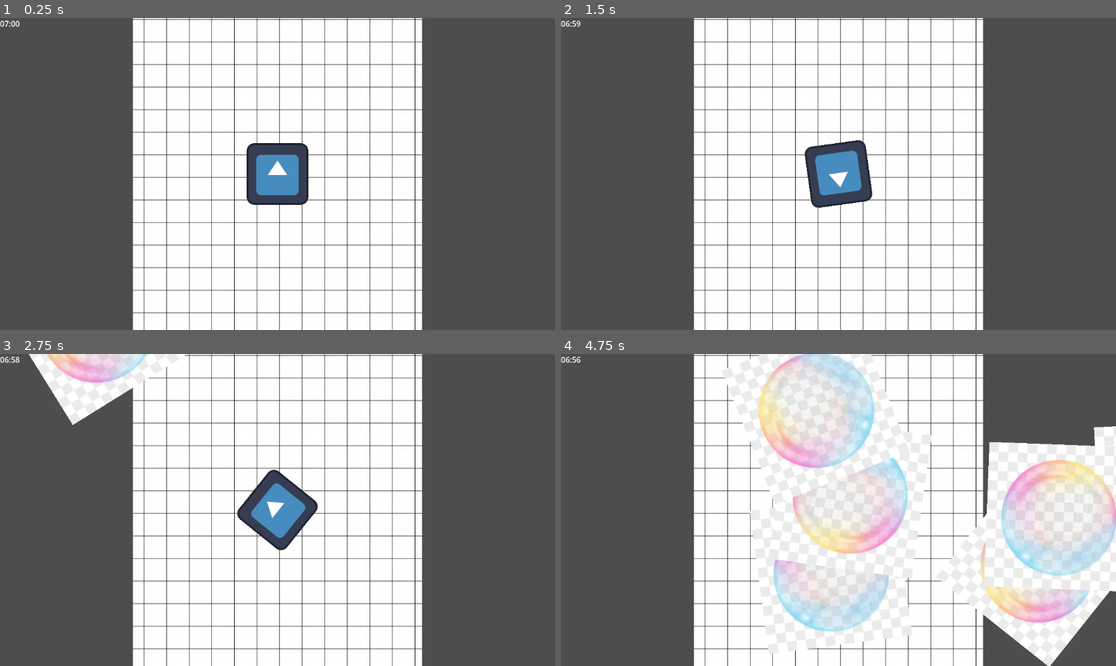
Above: before the commit, frames 1-4 (two rows, left to right).
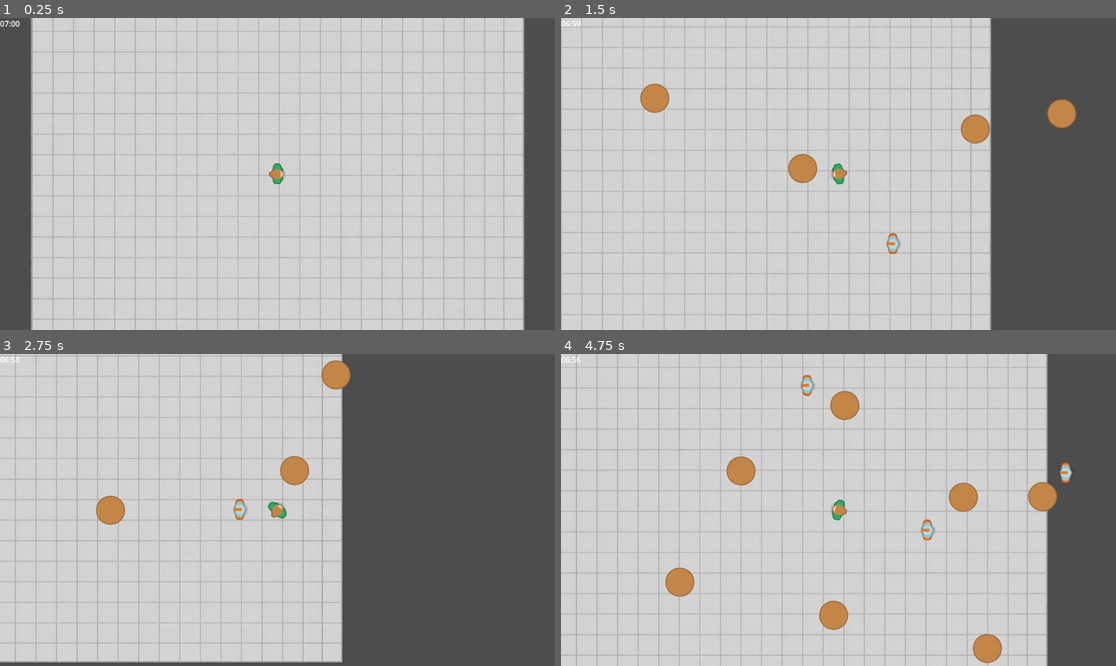
Above: after the commit, the same moments.

Repository: haom1ng7/SurvivorsLike
Game: Godot game, scene res://Scenes/Main.tscn
Two runs of this game, one before a commit and one after it. Both use one fixed random seed, a clock stepped at 60 frames per second and the inputs below. The engine's default icon, where the game draws it, is replaced by a stand-in: a white triangle on a blue panel in a dark square.
Inputs (mouse positions are in pixels of both pictures, inside the frame that each line leads up to):
- Up to frame 1 (0.25 s): no input
- Up to frame 2 (1.5 s): tap Enter at 0.5 s; move the mouse to (960, 158) at 0.52 s; press the mouse at (960, 158) at 0.53 s; hold D (move_right) 0.53-1.28 s; move the mouse to (727, 189) at 1.27 s; release the mouse at (727, 189) at 1.28 s; hold S (move_down) from 1.28 s (still down); click (727, 189) at 1.35 s
- Up to frame 3 (2.75 s): move the mouse to (333, 441) at 2.02 s; release S (move_down) at 2.03 s; press the mouse at (333, 441) at 2.03 s; hold D (move_right) from 2.03 s (still down)
- Up to frame 4 (4.75 s): move the mouse to (810, 572) at 2.77 s; release D (move_right) at 2.78 s; release the mouse at (810, 572) at 2.78 s; hold W (move_up) 2.78-3.53 s; click (810, 572) at 2.85 s; move the mouse to (1005, 556) at 3.52 s; press the mouse at (1005, 556) at 3.53 s; hold A (move_left) from 3.53 s (still down); move the mouse to (672, 463) at 4.27 s; release the mouse at (672, 463) at 4.28 s; click (672, 463) at 4.35 s

The runs differ from the first frame. In frame 1, 87% of the frame differs, in the area x 5-95%, y 0-100%; in frame 2, 76%; in frame 3, 74%; in frame 4, 87%.

Commit message:
initial

Diff:
--- /dev/null
+++ b/Scenes/BulletEnemy.tscn
@@ -0,0 +1,19 @@
+[gd_scene load_steps=4 format=3 uid="uid://b8g4we8moyda0"]
+
+[ext_resource type="Script" uid="uid://b3pc0v4ctcovn" path="res://Scripts/Bullet.gd" id="1_jsppk"]
+[ext_resource type="Texture2D" uid="uid://cxrdue2yoo2au" path="res://Assets/tile_506.png" id="2_afucr"]
+
+[sub_resource type="CircleShape2D" id="CircleShape2D_oduel"]
+radius = 5.0
+
+[node name="Bullet" type="Area2D"]
+collision_layer = 8
+script = ExtResource("1_jsppk")
+
+[node name="CollisionShape2D" type="CollisionShape2D" parent="."]
+shape = SubResource("CircleShape2D_oduel")
+
+[node name="LifeTimer" type="Timer" parent="."]
+
+[node name="Sprite2D" type="Sprite2D" parent="."]
+texture = ExtResource("2_afucr")
--- a/Scenes/Bullet.tscn
+++ b/Scenes/BulletPlayer.tscn
@@ -1,13 +1,15 @@
 [gd_scene load_steps=4 format=3 uid="uid://dvges1gvgy4yv"]
 
-[ext_resource type="Script" uid="uid://b3pc0v4ctcovn" path="res://Scripts/Bullet.gd" id="1_xjght"]
-[ext_resource type="Texture2D" uid="uid://dshkj8kx8rk5j" path="res://Assets/bubble.png" id="2_14k46"]
+[ext_resource type="Script" uid="uid://b3pc0v4ctcovn" path="res://Scripts/Bullet.gd" id="1_1iskp"]
+[ext_resource type="Texture2D" uid="uid://cxrdue2yoo2au" path="res://Assets/tile_506.png" id="2_exy0v"]
 
 [sub_resource type="CircleShape2D" id="CircleShape2D_oduel"]
 radius = 5.0
 
 [node name="Bullet" type="Area2D"]
-script = ExtResource("1_xjght")
+collision_layer = 4
+collision_mask = 2
+script = ExtResource("1_1iskp")
 
 [node name="CollisionShape2D" type="CollisionShape2D" parent="."]
 shape = SubResource("CircleShape2D_oduel")
@@ -15,4 +17,4 @@
 [node name="LifeTimer" type="Timer" parent="."]
 
 [node name="Sprite2D" type="Sprite2D" parent="."]
-texture = ExtResource("2_14k46")
+texture = ExtResource("2_exy0v")
--- a/Scenes/EnemyMelee.tscn
+++ b/Scenes/EnemyMelee.tscn
@@ -1,12 +1,21 @@
-[gd_scene load_steps=2 format=3 uid="uid://dtitxxui7g2xn"]
+[gd_scene load_steps=4 format=3 uid="uid://dtitxxui7g2xn"]
 
 [ext_resource type="Script" uid="uid://xm18gw37unju" path="res://Scripts/EnemyMelee.gd" id="1_d66gu"]
+[ext_resource type="Texture2D" uid="uid://bmk16w53svve" path="res://Assets/robot1_stand.png" id="2_kuiht"]
+
+[sub_resource type="CircleShape2D" id="CircleShape2D_kuiht"]
 
 [node name="EnemyMelee" type="CharacterBody2D"]
+collision_layer = 2
+collision_mask = 7
 script = ExtResource("1_d66gu")
 
 [node name="CollisionShape2D" type="CollisionShape2D" parent="."]
+shape = SubResource("CircleShape2D_kuiht")
 
 [node name="HitArea" type="Area2D" parent="."]
 
 [node name="HitCooldown" type="Timer" parent="."]
+
+[node name="Sprite2D" type="Sprite2D" parent="."]
+texture = ExtResource("2_kuiht")
--- a/Scenes/EnemyRanged.tscn
+++ b/Scenes/EnemyRanged.tscn
@@ -1,16 +1,25 @@
-[gd_scene load_steps=3 format=3 uid="uid://ba53jva3fxsro"]
+[gd_scene load_steps=5 format=3 uid="uid://ba53jva3fxsro"]
 
 [ext_resource type="Script" uid="uid://6hgqyd1t7aay" path="res://Scripts/EnemyRanged.gd" id="1_gtq2t"]
-[ext_resource type="PackedScene" uid="uid://dvges1gvgy4yv" path="res://Scenes/Bullet.tscn" id="3_wh20j"]
+[ext_resource type="PackedScene" uid="uid://b8g4we8moyda0" path="res://Scenes/BulletEnemy.tscn" id="2_5tiyh"]
+[ext_resource type="Texture2D" uid="uid://bmk16w53svve" path="res://Assets/robot1_stand.png" id="3_5tiyh"]
+
+[sub_resource type="CircleShape2D" id="CircleShape2D_5tiyh"]
 
 [node name="EnemyRanged" type="CharacterBody2D"]
+collision_layer = 2
+collision_mask = 7
 script = ExtResource("1_gtq2t")
-bullet_scene = ExtResource("3_wh20j")
+bullet_scene = ExtResource("2_5tiyh")
 
 [node name="CollisionShape2D" type="CollisionShape2D" parent="."]
+shape = SubResource("CircleShape2D_5tiyh")
 
-[node name="HitBox" type="Area2D" parent="."]
+[node name="HitArea" type="Area2D" parent="."]
 
 [node name="HitCooldown" type="Timer" parent="."]
 
 [node name="ShootTimer" type="Timer" parent="."]
+
+[node name="Sprite2D" type="Sprite2D" parent="."]
+texture = ExtResource("3_5tiyh")
--- a/Scenes/Main.tscn
+++ b/Scenes/Main.tscn
@@ -11,7 +11,8 @@
 [ext_resource type="PackedScene" uid="uid://dtitxxui7g2xn" path="res://Scenes/EnemyMelee.tscn" id="5_bmxlf"]
 [ext_resource type="Script" uid="uid://sl8jul82to8n" path="res://Scripts/Relics.gd" id="5_pbw6q"]
 [ext_resource type="PackedScene" uid="uid://ba53jva3fxsro" path="res://Scenes/EnemyRanged.tscn" id="6_4kpch"]
-[ext_resource type="Texture2D" uid="uid://cvudpor4lp5yt" path="res://Assets/BackGround.jpeg" id="8_grg3l"]
+[ext_resource type="Texture2D" uid="uid://1e00dk8kfpv1" path="res://Assets/99700ae5-a2f3-45d2-840c-be6b29a5a9ea.png" id="7_frkhe"]
+[ext_resource type="Script" uid="uid://dq6kv3bv1ijnx" path="res://Scripts/BackGround.gd" id="8_frkhe"]
 
 [node name="Main" type="Node2D"]
 script = ExtResource("1_50glp")
@@ -24,19 +25,23 @@
 script = ExtResource("3_rgh2o")
 melee_scene = ExtResource("5_bmxlf")
 ranged_scene = ExtResource("6_4kpch")
+spawn_per_sec = 1.0
 
 [node name="BackGround" type="Sprite2D" parent="World"]
-texture = ExtResource("8_grg3l")
+texture = ExtResource("7_frkhe")
+centered = false
+region_rect = Rect2(10000, 10000, 10000, 10000)
+script = ExtResource("8_frkhe")
 
 [node name="Entities" type="Node2D" parent="World"]
+
+[node name="Drops" type="Node2D" parent="World/Entities"]
 
 [node name="Player" parent="World/Entities" instance=ExtResource("2_kln2b")]
 
 [node name="Enemies" type="Node2D" parent="World/Entities"]
 
 [node name="Projectiles" type="Node2D" parent="World/Entities"]
-
-[node name="Drops" type="Node2D" parent="World/Entities"]
 
 [node name="UI" type="CanvasLayer" parent="."]
 
@@ -71,21 +76,29 @@
 
 [node name="OptionA" type="Button" parent="UI/LevelUpPanel"]
 layout_mode = 0
-offset_right = 8.0
-offset_bottom = 8.0
+offset_left = 415.0
+offset_top = 405.0
+offset_right = 466.0
+offset_bottom = 436.0
 text = "选项A"
 
 [node name="OptionB" type="Button" parent="UI/LevelUpPanel"]
 layout_mode = 0
-offset_right = 8.0
-offset_bottom = 8.0
+offset_left = 669.0
+offset_top = 401.0
+offset_right = 720.0
+offset_bottom = 432.0
 text = "选项B"
 
 [node name="Title" type="Label" parent="UI/LevelUpPanel"]
 layout_mode = 0
-offset_right = 40.0
-offset_bottom = 23.0
+offset_left = 499.0
+offset_top = 256.0
+offset_right = 649.0
+offset_bottom = 356.0
 text = "升级！"
+horizontal_alignment = 1
+vertical_alignment = 1
 
 [node name="Systems" type="Node" parent="."]
 
--- a/Scenes/Player.tscn
+++ b/Scenes/Player.tscn
@@ -1,12 +1,18 @@
-[gd_scene load_steps=5 format=3 uid="uid://cf04utx8stlmc"]
+[gd_scene load_steps=6 format=3 uid="uid://cf04utx8stlmc"]
 
 [ext_resource type="Script" uid="uid://byaff5rda2nnx" path="res://Scripts/Player.gd" id="1_kyqiw"]
 [ext_resource type="Script" uid="uid://f7su6e08sobf" path="res://Scripts/Weapon.gd" id="2_gntrk"]
-[ext_resource type="PackedScene" uid="uid://dvges1gvgy4yv" path="res://Scenes/Bullet.tscn" id="3_gntrk"]
-[ext_resource type="Texture2D" uid="uid://3r2g4b3hs558" path="res://icon.svg" id="4_dewec"]
+[ext_resource type="PackedScene" uid="uid://dvges1gvgy4yv" path="res://Scenes/BulletPlayer.tscn" id="3_gntrk"]
+[ext_resource type="Texture2D" uid="uid://bhoghgaiivxog" path="res://Assets/womanGreen_stand.png" id="4_dewec"]
+
+[sub_resource type="CircleShape2D" id="CircleShape2D_dewec"]
 
 [node name="Player" type="CharacterBody2D"]
+collision_mask = 11
 script = ExtResource("1_kyqiw")
+
+[node name="CollisionShape2D" type="CollisionShape2D" parent="."]
+shape = SubResource("CircleShape2D_dewec")
 
 [node name="Weapon" type="Node2D" parent="."]
 script = ExtResource("2_gntrk")
--- a/Scenes/Shared.tscn
+++ b/Scenes/Shared.tscn
@@ -1,6 +1,7 @@
-[gd_scene load_steps=3 format=3 uid="uid://cvrgjg1624l4f"]
+[gd_scene load_steps=4 format=3 uid="uid://cvrgjg1624l4f"]
 
 [ext_resource type="Script" uid="uid://creto1hoclije" path="res://Scripts/Shared.gd" id="1_5vaf6"]
+[ext_resource type="Texture2D" uid="uid://trowcd2txht7" path="res://Assets/KenneyAnimatedCoinsV3.png" id="2_72ksi"]
 
 [sub_resource type="CircleShape2D" id="CircleShape2D_72ksi"]
 
@@ -9,3 +10,6 @@
 
 [node name="CollisionShape2D" type="CollisionShape2D" parent="."]
 shape = SubResource("CircleShape2D_72ksi")
+
+[node name="Sprite2D" type="Sprite2D" parent="."]
+texture = ExtResource("2_72ksi")
--- /dev/null
+++ b/Scripts/BackGround.gd
@@ -0,0 +1,10 @@
+extends Sprite2D
+
+@export var tile_size: Vector2 = Vector2(1024, 1024) # 背景尺寸
+
+@onready var world: World = get_tree().current_scene.get_node("World") as World
+
+func _process(_delta: float) -> void:
+	# 让背景随世界反向滚动，并取模实现无缝循环
+	var ofs: Vector2 = world.world_offset
+	position = Vector2(-fposmod(ofs.x, tile_size.x), -fposmod(ofs.y, tile_size.y))
--- a/Scripts/Bullet.gd
+++ b/Scripts/Bullet.gd
@@ -15,6 +15,9 @@
 	damage = dmg
 	rotation = dir.angle()
 
+	if world != null:
+		global_position = world.world_to_screen(world_pos)
+
 func _ready():
 	$LifeTimer.one_shot = true
 	$LifeTimer.wait_time = life_time
--- a/Scripts/LevelUpPanel.gd
+++ b/Scripts/LevelUpPanel.gd
@@ -10,7 +10,7 @@
 
 func _ready():
 	hide()
-	# 暂停时 UI 还要能点
+	# 暂停时 UI 能点
 	process_mode = Node.PROCESS_MODE_WHEN_PAUSED
 
 	btn_a.pressed.connect(func(): _pick(0))
--- a/Scripts/Main.gd
+++ b/Scripts/Main.gd
@@ -21,7 +21,7 @@
 	# 敌人生成时绑定死亡事件
 	enemies.child_entered_tree.connect(_on_enemy_spawned)
 
-	# 升级事件 -> 弹二选一
+	# 升级
 	Events.level_up.connect(_on_level_up)
 	level_up_panel.picked.connect(_on_relic_picked)
 
@@ -30,7 +30,7 @@
 		n.died.connect(_on_enemy_died)
 
 func _on_enemy_died(enemy_world_pos: Vector2):
-	# 掉一个碎片（最小版本）
+	# 掉一个碎片
 	var s := shard_scene.instantiate()
 	drops.add_child(s)
 	s.setup_world(enemy_world_pos + Vector2(randf_range(-12, 12), randf_range(-12, 12)))
--- a/Scripts/Player.gd
+++ b/Scripts/Player.gd
@@ -8,7 +8,7 @@
 @export var max_hp := 100.0
 @export var move_speed := 260.0
 @export var attack := 10.0
-@export var attack_speed := 4.0 # 每秒发射次数
+@export var attack_speed := 4.0
 
 @export var regen_delay := 3.0
 @export var regen_per_sec := 6.0
@@ -39,7 +39,7 @@
 	).normalized()
 
 	(world as Node).add_offset(dir * move_speed * delta)
-	global_position = Vector2.ZERO # 永远居中
+	global_position = Vector2.ZERO # 居中
 
 func _handle_regen(delta):
 	if hp <= 0: return
--- a/Scripts/Weapon.gd
+++ b/Scripts/Weapon.gd
@@ -8,6 +8,7 @@
 @onready var muzzle := $Muzzle as Node2D
 @onready var player := get_parent() as CharacterBody2D
 @onready var world := get_tree().current_scene.get_node("World") as Node2D
+@onready var projectiles_root: Node = get_tree().current_scene.get_node("World/Entities/Projectiles")
 
 func _process(_delta):
 	if Input.is_action_pressed("shoot"):
@@ -23,7 +24,7 @@
 	var dir := (get_global_mouse_position() - muzzle.global_position).normalized()
 
 	var b := bullet_scene.instantiate()
-
+	projectiles_root.add_child(b)
 
 	# muzzle.global_position 是“屏幕相对坐标”，转成世界坐标
 	b.setup_world(spawn_world, dir, bullet_speed, player.attack)
--- a/Scripts/World.gd
+++ b/Scripts/World.gd
@@ -2,8 +2,11 @@
 class_name World
 extends Node2D
 
-@export var world_size := Vector2(4000, 4000)
+@export var world_size := Vector2(1024, 1024)
 var world_offset := Vector2.ZERO
+
+func _ready() -> void:
+	world_offset = world_size * 0.5 # 确保在地图中心
 
 func add_offset(delta: Vector2) -> void:
 	world_offset += delta
--- a/project.godot
+++ b/project.godot
@@ -46,3 +46,10 @@
 "events": [Object(InputEventMouseButton,"resource_local_to_scene":false,"resource_name":"","device":-1,"window_id":0,"a …(253 unchanged characters)…
 ]
 }
+
+[layer_names]
+
+2d_physics/layer_1="Player"
+2d_physics/layer_2="Enemy"
+2d_physics/layer_3="PlayerBullet"
+2d_physics/layer_4="EnemyBullet"
Binary file added: Assets/99700ae5-a2f3-45d2-840c-be6b29a5a9ea.png
Not shown, added: Assets/99700ae5-a2f3-45d2-840c-be6b29a5a9ea.png.import
Binary file added: Assets/KenneyAnimatedCoinsV3.png
Not shown, added: Assets/KenneyAnimatedCoinsV3.png.import
Binary file added: Assets/robot1_stand.png
Not shown, added: Assets/robot1_stand.png.import
Binary file added: Assets/tile_506.png
Not shown, added: Assets/tile_506.png.import
Binary file added: Assets/womanGreen_stand.png
Not shown, added: Assets/womanGreen_stand.png.import
Not shown: 1 places in Scenes/Main.tscn that only renumber resources
Not shown, added: Scripts/BackGround.gd.uid
